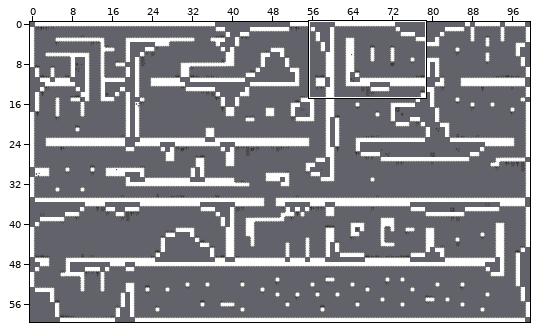
A Tiled map (JSON) gets an edit: source/assets/maps/level_2.json. Above: a wide view before the commit, with the close-up outlined.
Close-up. Earlier state:
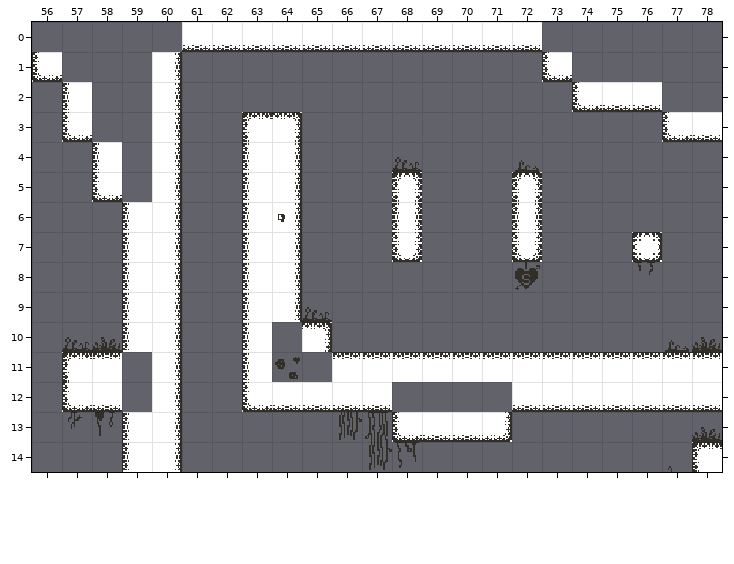
Cells are 20x20 px. Shown: x 56..78, y 0..14. The commit also changed other parts of the map, which this record leaves out.
After the commit:
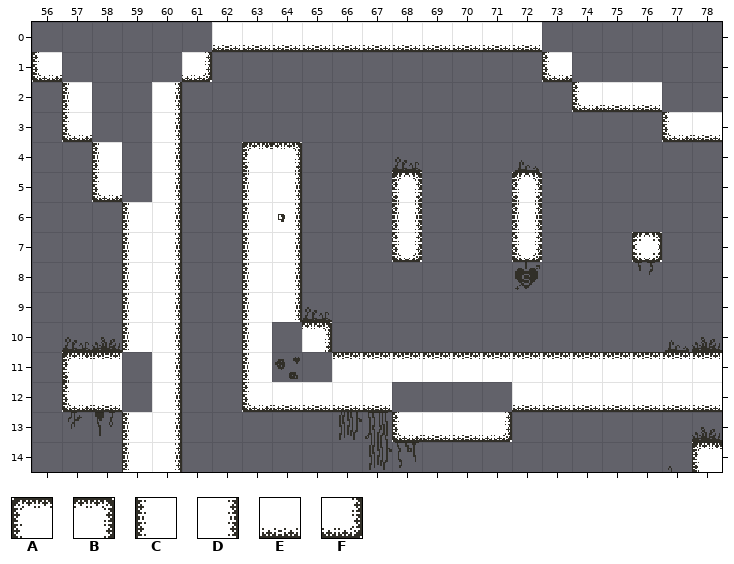
Key: from "Walls_level_1": A 0, B 2, C 7, D 9, E 15, F 16.
_ is an empty cell.
Change:
{"where": "layer \"walls\""}
{"y":0,"x":61,"old":"E","new":"_"}
{"y":1,"x":60,"old":"D_","new":"_F"}
{"y":3,"x":63,"old":"AB","new":"__"}
{"y":4,"x":63,"old":"CD","new":"AB"}
{"label":"changed","picture_box":[152,22,212,82]}
{"label":"changed","picture_box":[242,112,302,172]}
